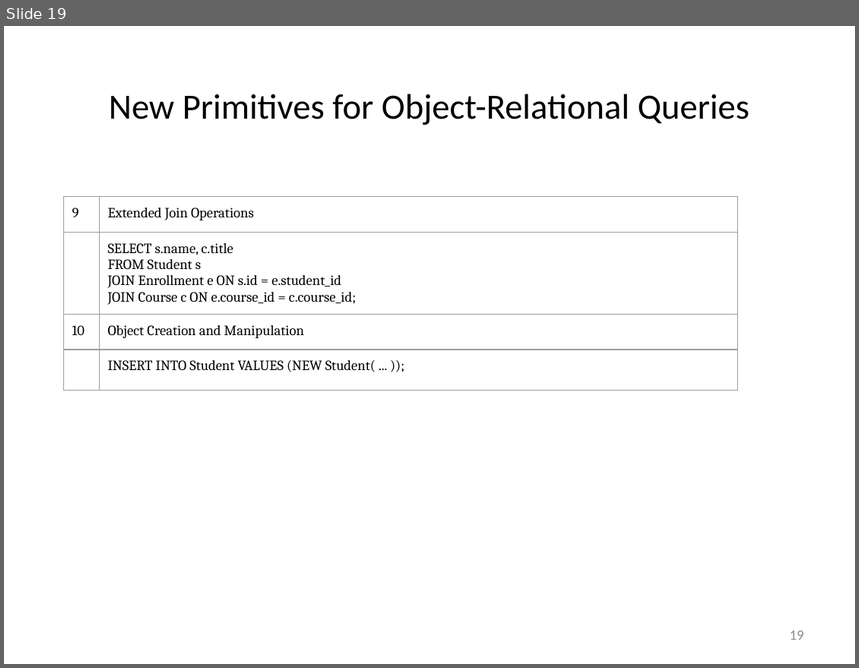
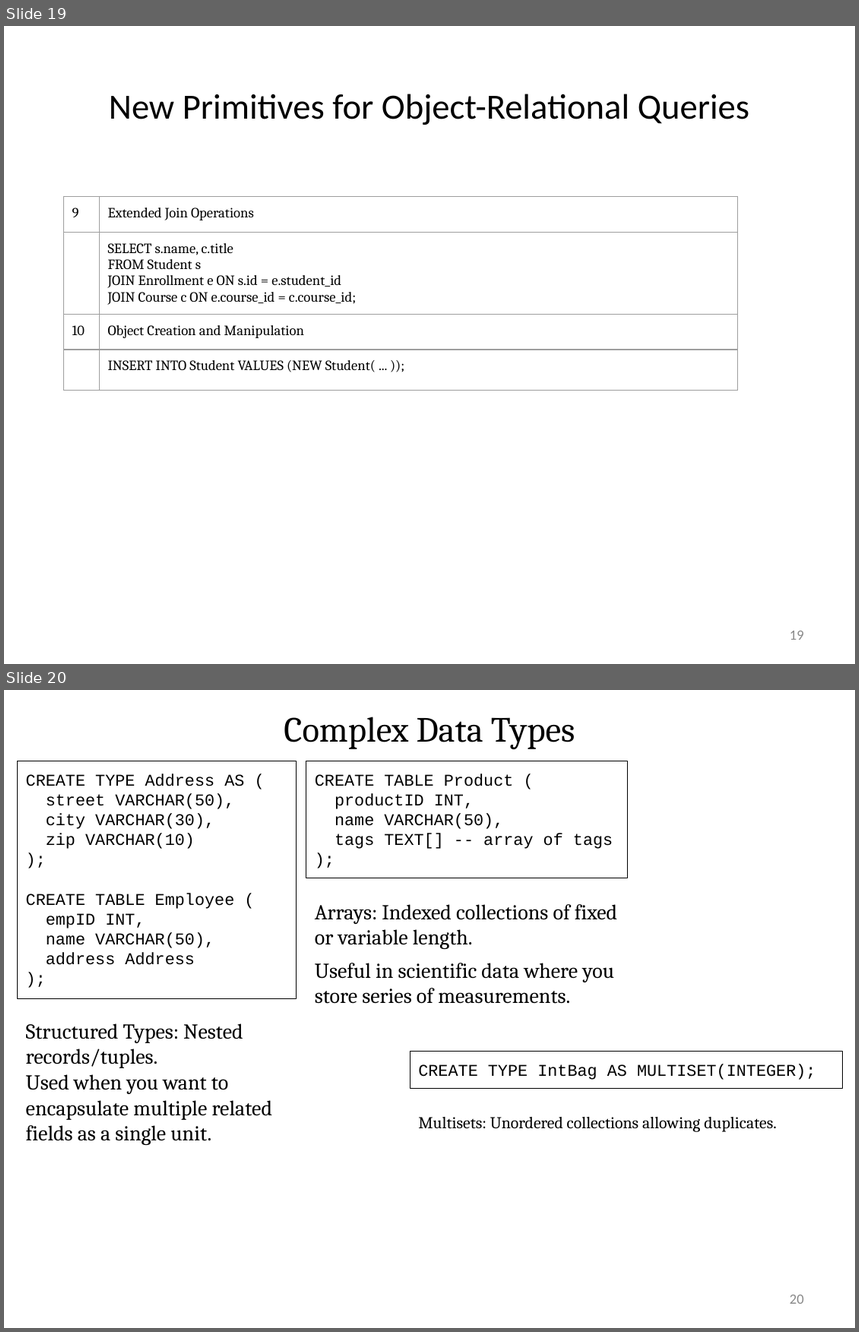
Before and after one commit to rizveeredwan/course-contents, a slide deck: CSE-3104/Slides/Introduction_to_modern_databases.pptx. Shown one above the other, each under a label of ours: slide 19 before the commit, slides 19 and 20 after it. The pictures are 859x668 and 859x1332 pixels, drawn with LibreOffice and Linux fonts; fonts in the diff are those of the drawing. Boxes give left, top, right and bottom in pixels: in the first picture for what was removed or moved away, otherwise in the second. Text is boxed around its words. In the diff, an @@ line names an element or a change of style, - is before the commit and + after.

```diff
--- a/CSE-3104/Slides/Introduction_to_modern_databases.pptx
+++ b/CSE-3104/Slides/Introduction_to_modern_databases.pptx
@@ slide 20 added at box(4, 690, 855, 1328), background #FFFFFF @@
@@ title added at box(284, 717, 576, 749), 30 pt, text #000000 @@
+Complex Data Types
@@ rectangle added at box(18, 761, 297, 998), outline #000000 0.75 pt, 14 pt, text #000000 @@
+CREATE TYPE Address AS (
+street VARCHAR(50),
+city VARCHAR(30),
+zip VARCHAR(10)
+);
+CREATE TABLE Employee (
+empID INT,
+name VARCHAR(50),
+address Address
+);
@@ rectangle added at box(306, 761, 628, 878), outline #000000 0.75 pt, 14 pt, text #000000 @@
+CREATE TABLE Product (
+productID INT,
+name VARCHAR(50),
+tags TEXT[] -- array of tags
+);
@@ text added at box(315, 904, 617, 1004), 18 pt, text #000000 @@
+Arrays: Indexed collections of fixed or variable length.
+Useful in scientific data where you store series of measurements.
@@ text added at box(26, 1024, 273, 1145), 18 pt, text #000000 @@
+Structured Types: Nested records/tuples.
+Used when you want to encapsulate multiple related fields as a single unit.
@@ rectangle added at box(410, 1052, 842, 1089), outline #000000 0.75 pt, 14 pt, text #000000 @@
+CREATE TYPE IntBag AS MULTISET(INTEGER);
@@ text added at box(418, 1117, 777, 1132), 14 pt, text #000000 @@
+Multisets: Unordered collections allowing duplicates.
@@ page number added at box(790, 1295, 804, 1304), 12 pt, text #888888 @@
+20
```
Also in this commit, not shown: 6 slides changed, 12 other slides added, 7 slides removed.
